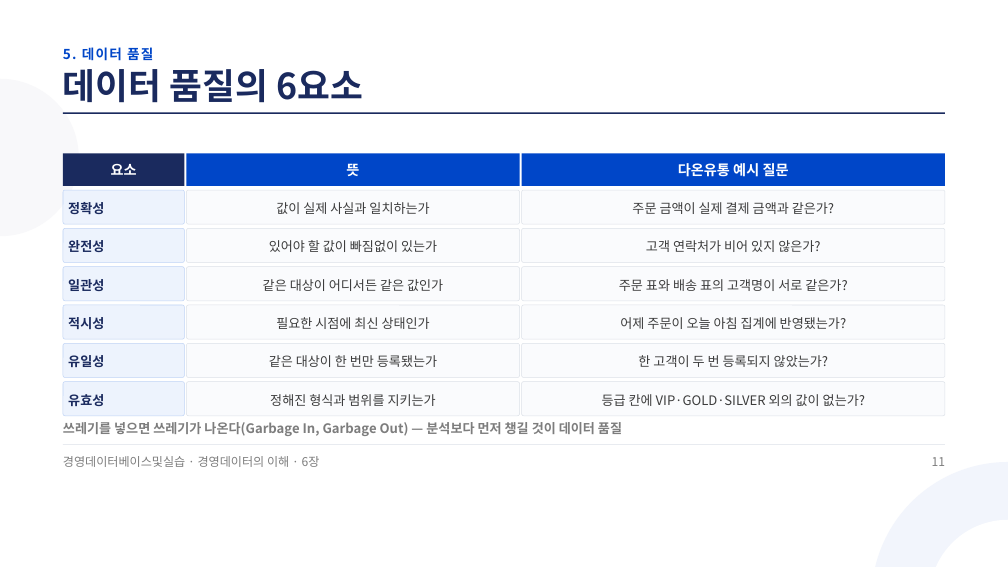
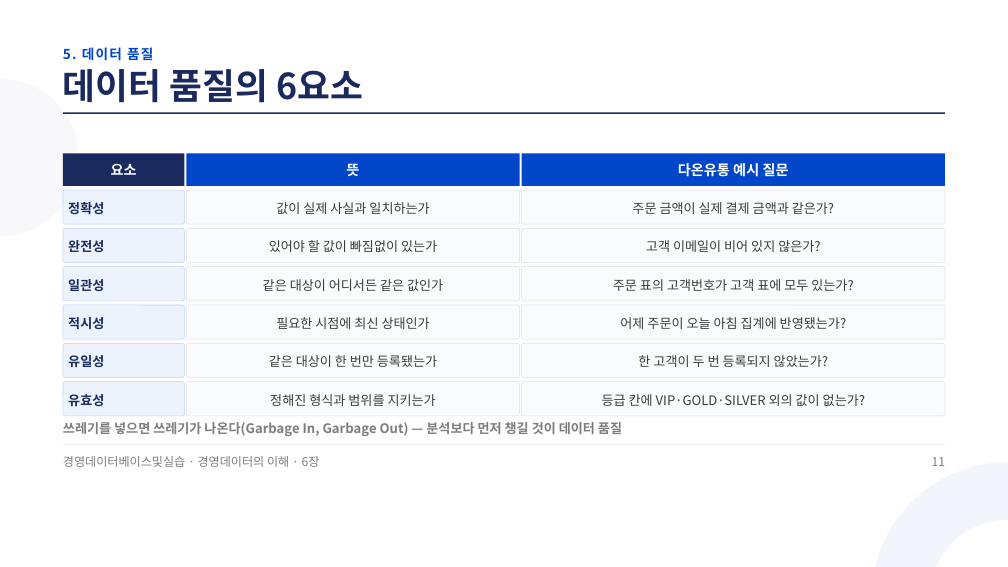
Before and after one commit to aebonlee/materials, a slide deck: slide 11 of koreatech-db/6장_보여주기와_지키기.pptx. Drawn at 1008x567 pixels with LibreOffice and Linux fonts; fonts in the diff are those of the drawing. Boxes give left, top, right and bottom in pixels: in the first picture for what was removed or moved away, otherwise in the second. Text is boxed around its words. In the diff, an @@ line names an element or a change of style, - is before the commit and + after.

```diff
--- a/koreatech-db/6장_보여주기와_지키기.pptx
+++ b/koreatech-db/6장_보여주기와_지키기.pptx
@@ text at bbox=[646, 240, 820, 252]: text changed @@
-고객 연락처가 비어 있지 않은가?
+고객 이메일이 비어 있지 않은가?
@@ text at bbox=[613, 279, 853, 291]: text changed @@
-주문 표와 배송 표의 고객명이 서로 같은가?
+주문 표의 고객번호가 고객 표에 모두 있는가?
```
Also in this commit, not shown: 3 other slides changed, 48 other files.
